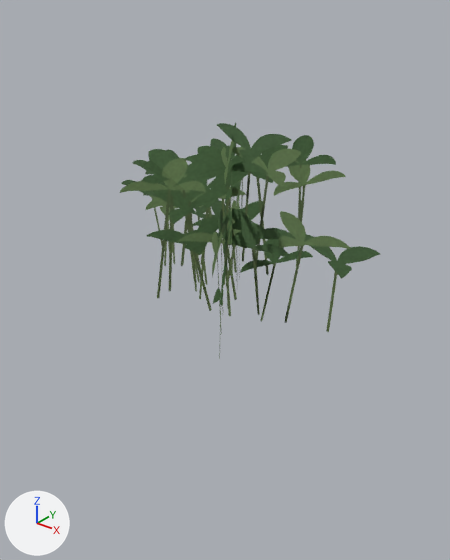
What one commit did to the glTF model assets/3d/dungeons/b1_nature_v6_candidates/trifoliate/props/v6_trifoliate_cards.glb.
Rendered twice from a camera (50 mm lens) standing at (0.875, -1.121, 0.725) and looking at (0.004, -0.032, 0.049). Every picture has the same lights, and +X, +Y and +Z are marked at lower left. The first picture is the older version. Where no turn or scale is listed for an object, it has been applied to the vertices. Vertices at exactly the same position are counted once.

The first picture shows 'v6_trifoliate_cutout_surface'.
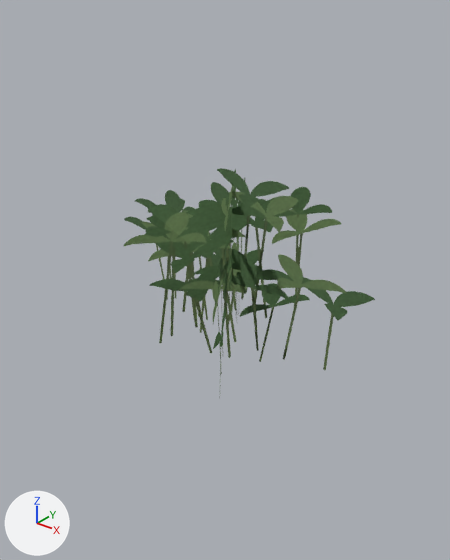
Changed parts and their boxes (x1, y1, x2, y2) in the pictures (450 x 560 px; the box of a moved part takes in the faces that stretch with it):
'v6_trifoliate_cutout_surface', reshaped
    before: (119, 123, 380, 359)
    after: (124, 168, 375, 376)
part 1 of me_v6_trifoliate_cross_cards, moved or reshaped
    before: (121, 123, 380, 332)
    after: (124, 168, 375, 370)
part 2 of me_v6_trifoliate_cross_cards, moved or reshaped
    before: (119, 135, 346, 321)
    after: (124, 187, 341, 362)
part 3 of me_v6_trifoliate_cross_cards, moved or reshaped
    before: (212, 123, 243, 359)
    after: (212, 169, 245, 376)

The edits, one by one:
me_v6_trifoliate_cross_cards is used by ob_v6_trifoliate_cutout_surface; location (0.0, 0.0, 0.0).
me_v6_trifoliate_cross_cards had 12 vertices, 6 faces and spanned x -0.435..0.435, y -0.377..0.377, z -0.265..0.606.
me_v6_trifoliate_cross_cards now has 12 vertices, 6 faces and spans x -0.435..0.435, y -0.377..0.377, z -0.393..0.5.
me_v6_trifoliate_cross_cards part 1: the loose piece of 4 vertices spanning x -0.435..0.435, y 0.0, z -0.265..0.606 is moved by (0.0, 0.0, -0.106).
me_v6_trifoliate_cross_cards part 2: the loose piece of 4 vertices spanning x -0.218..0.218, y -0.377..0.377, z -0.265..0.606 is moved by (0.0, 0.0, -0.127).
me_v6_trifoliate_cross_cards part 3: the loose piece of 4 vertices spanning x -0.218..0.218, y -0.377..0.377, z -0.265..0.606 is moved by (0.0, 0.0, -0.111).
